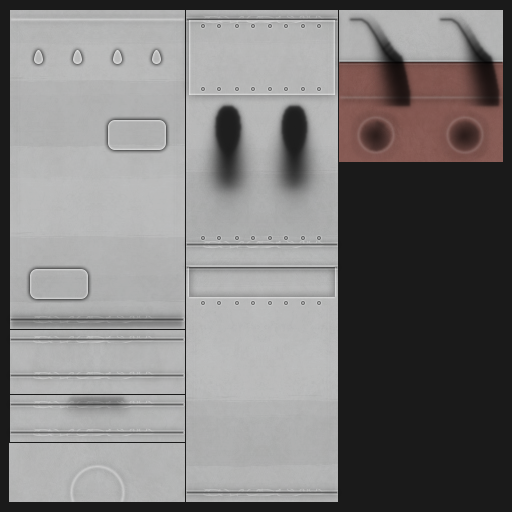
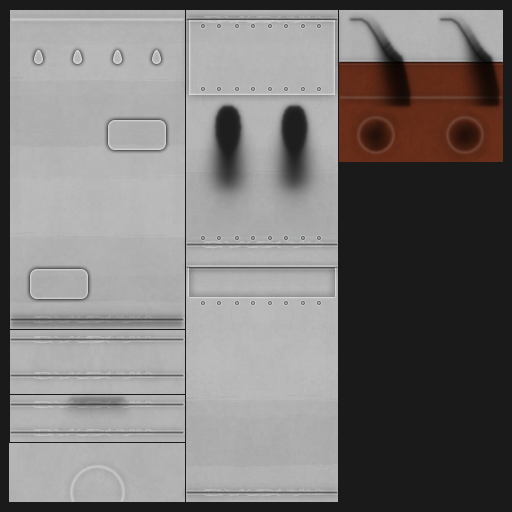
The second (512, 512) image is a revision of the first. Changes to its layers:
"wear": opacity 20% → 7%, blend normal → overlay, painted on it over [9, 10, 503, 502]
painted on "b" (3rd of 3) over [339, 62, 503, 162]
